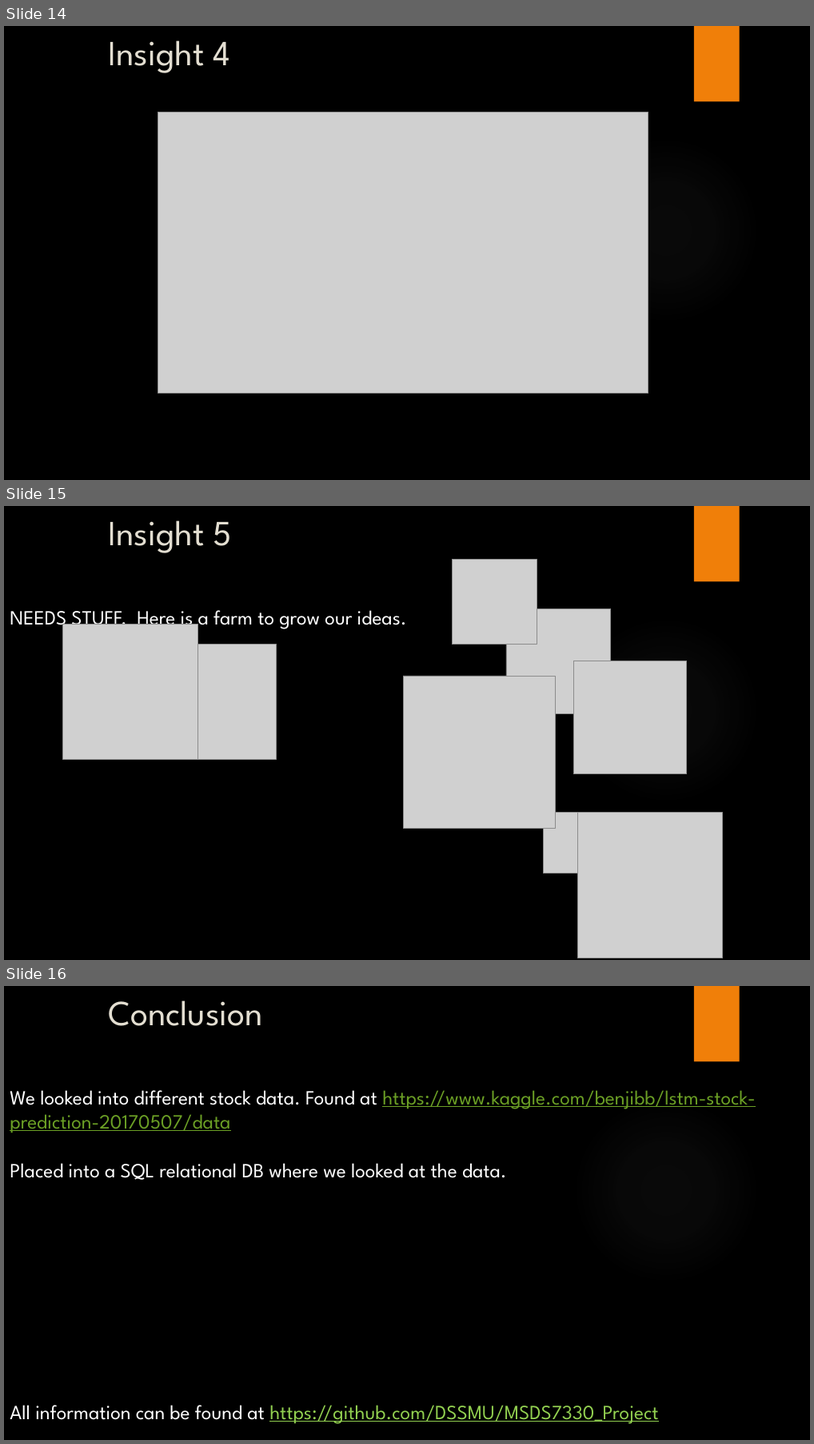
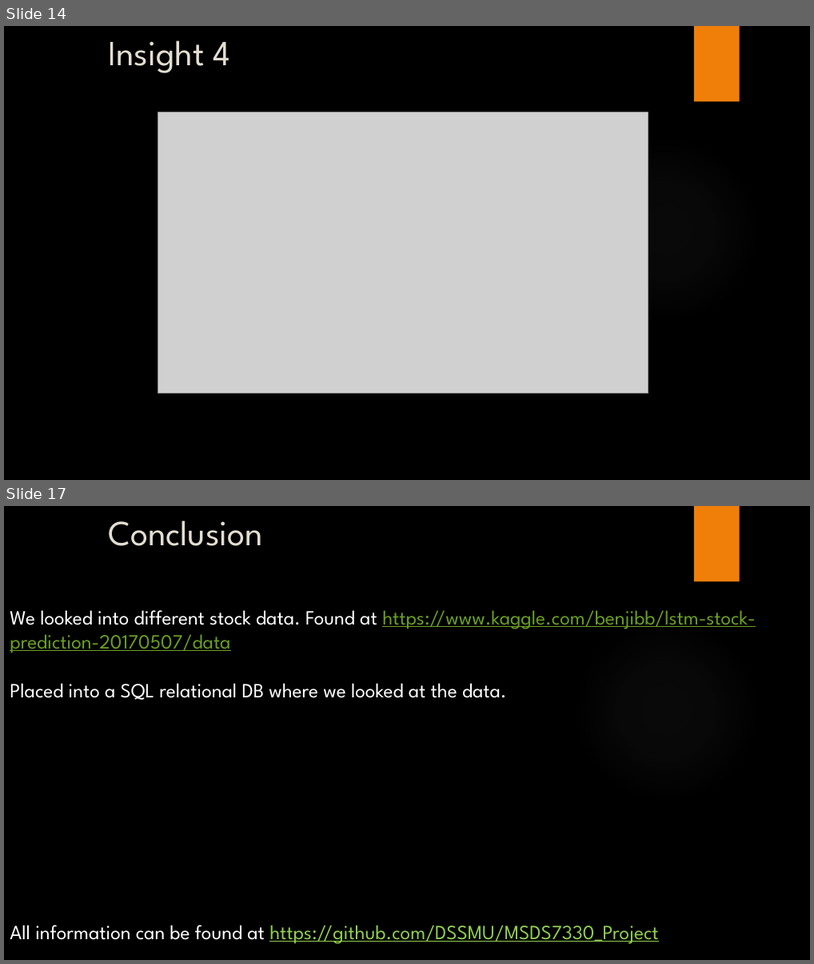
Before and after one commit to DSSMU/MSDS7330_Project, a slide deck: NYSE Analysis With MySQL.pptx. Shown one above the other, each under a label of ours: slides 14, 15 and 16 before the commit, slides 14 and 17 after it; the slides between them are not shown. The pictures are 814x1444 and 814x964 pixels, drawn with LibreOffice and Linux fonts; fonts in the diff are those of the drawing; grey boxes stand for pictures; background and template pictures are left out. Boxes give left, top, right and bottom in pixels: in the first picture for what was removed or moved away, otherwise in the second. Text is boxed around its words. In the diff, an @@ line names an element or a change of style, - is before the commit and + after.

```diff
--- a/NYSE Analysis With MySQL.pptx
+++ b/NYSE Analysis With MySQL.pptx
@@ slide 15 removed at (4, 506, 810, 960), background picture (left out); not listed: 2 template elements that a slide beside it also shows @@
@@ title removed at (108, 520, 232, 553) @@
-Insight 5
@@ picture removed at (452, 560, 537, 644) @@
@@ text removed at (10, 610, 407, 632) @@
-NEEDS STUFF. Here is a farm to grow our ideas.
@@ picture removed at (63, 624, 198, 759) @@
@@ picture removed at (506, 609, 611, 713) @@
@@ picture removed at (162, 644, 276, 760) @@
@@ picture removed at (574, 661, 687, 774) @@
@@ picture removed at (403, 676, 556, 828) @@
@@ picture removed at (544, 812, 604, 872) @@
@@ picture removed at (578, 812, 723, 957) @@
@@ what was slide 16 is now slide 17 @@
```
Also in this commit, not shown: 5 slides changed, 2 slides added, 3 other files.
